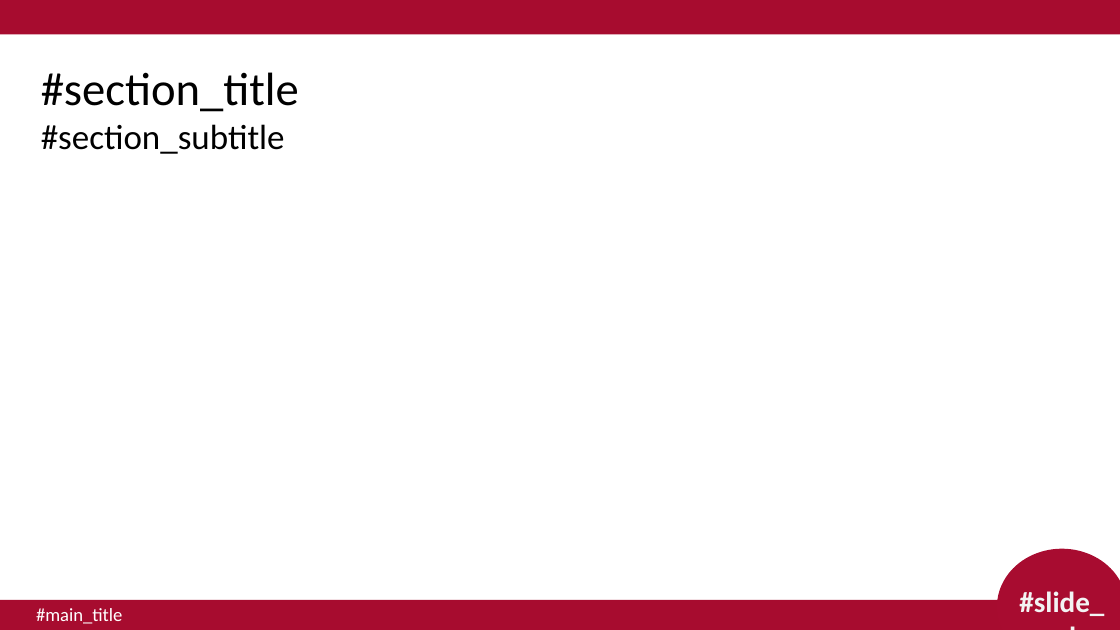
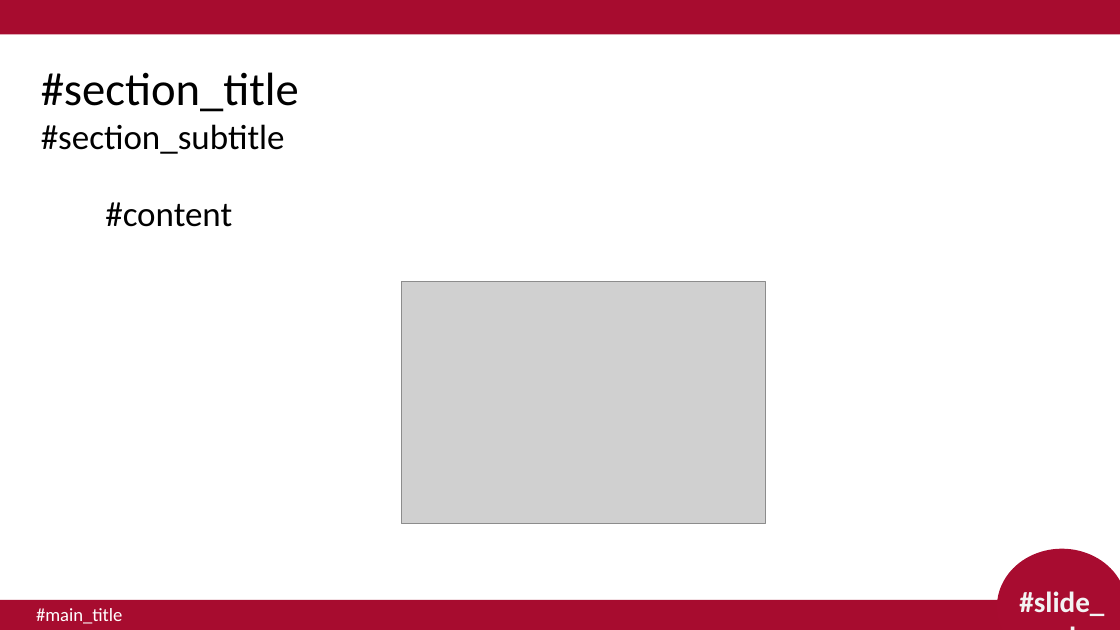
Before and after one commit to diverso-lab/slidy, a slide deck: slide 3 of plantilla.pptx. Drawn at 1120x630 pixels with LibreOffice and Linux fonts; fonts in the diff are those of the drawing; grey boxes stand for pictures. Boxes give left, top, right and bottom in pixels: in the first picture for what was removed or moved away, otherwise in the second. Text is boxed around its words. In the diff, an @@ line names an element or a change of style, - is before the commit and + after.

```diff
--- a/plantilla.pptx
+++ b/plantilla.pptx
@@ text added at [105, 202, 232, 227], 30 pt, text #000000 @@
+#content
@@ picture added at [402, 281, 765, 523] @@
```
Also in this commit, not shown: 6 other files.
